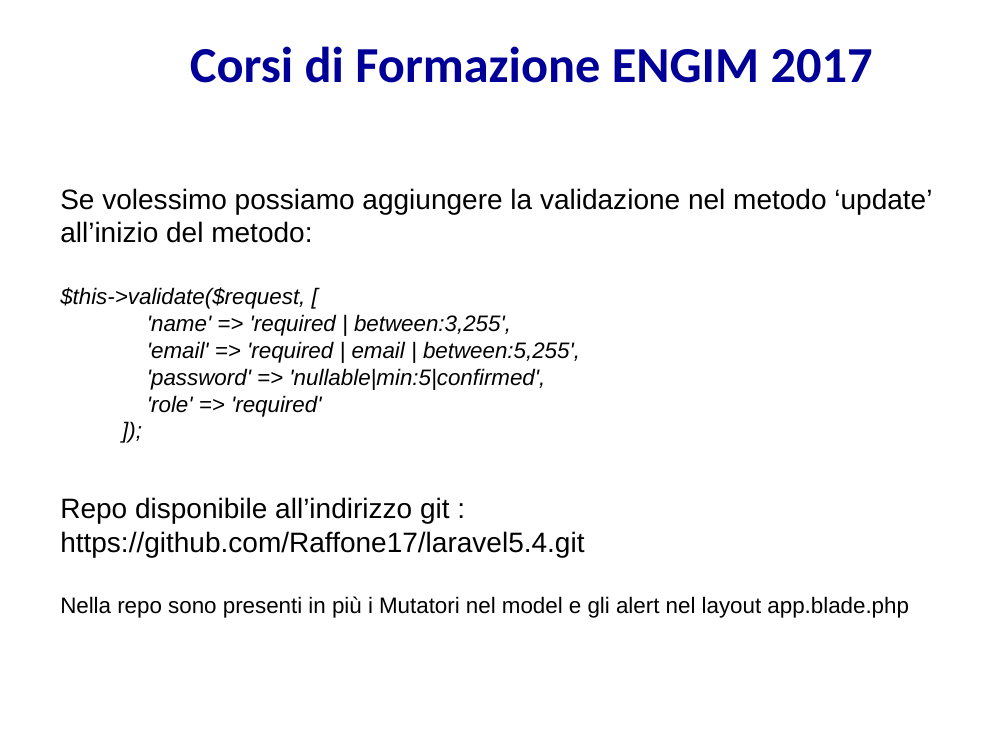
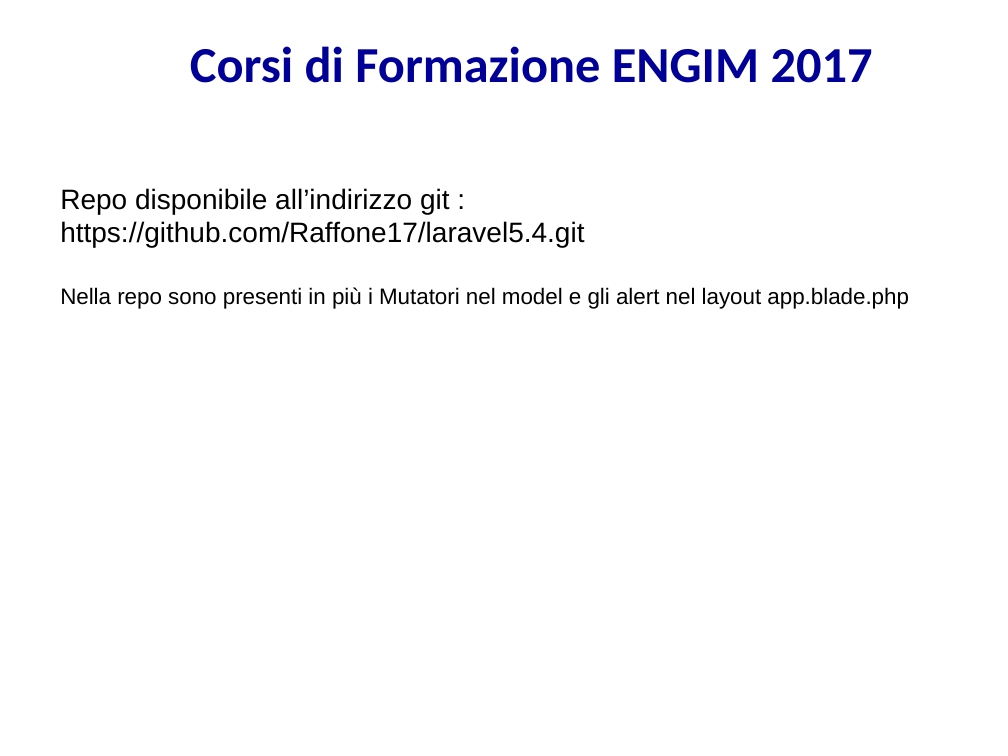
Before and after one commit to Raffone17/laravel5.4, a slide deck: slide 15 of LaravelAdvance.odp (slide 14 before the commit). Drawn at 1008x756 pixels with LibreOffice and Linux fonts; fonts in the diff are those of the drawing; background and template pictures are left out. Boxes give left, top, right and bottom in pixels: in the first picture for what was removed or moved away, otherwise in the second. Text is boxed around its words. In the diff, an @@ line names an element or a change of style, - is before the commit and + after.

Commit message:
Ok

```diff
--- a/LaravelAdvance.odp
+++ b/LaravelAdvance.odp
@@ text at [60, 188, 932, 417]: paragraphs removed @@
-Se volessimo possiamo aggiungere la validazione nel metodo ‘update’
-all’inizio del metodo:
-$this->validate($request, [
-'name' => 'required | between:3,255',
-'email' => 'required | email | between:5,255',
-'password' => 'nullable|min:5|confirmed',
-'role' => 'required'
-]);
```
Also in this commit, not shown: 1 slide added.
